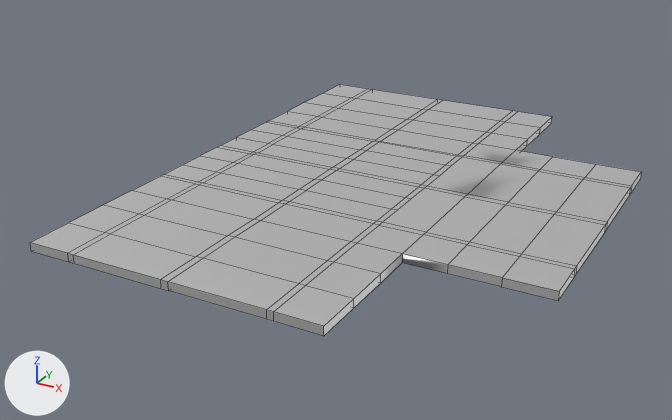
Before and after pictures for a commit that changed the FBX model TycoonCoasterRoller/Assets/Models/Roads And Benches/Road_intersection_T 1.fbx.
The view is the same before and after, from a 50 mm camera at (2.99, -5.41, 2.45) aimed at (0.15, -0.25, -0.13). The lights are fixed; the arrows at lower left show +X, +Y and +Z. Mesh edges are drawn as thin lines. Where no turn or scale is listed for an object, it has been applied to the vertices.

In view in the first picture: 'road_intersection_T'.
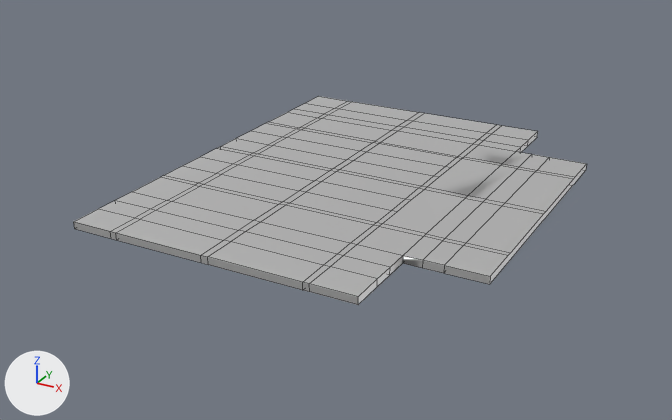
Commit message: Updated road models

What differs and where, as boxes (x1, y1, x2, y2) in the pictures (672 x 420 px):
```json
{"object": "road_intersection_T", "change": "reshaped", "before": [30, 85, 641, 336], "after": [74, 96, 586, 305], "on screen": "16% narrower, 17% shorter"}
```

Edits to the scene script, one JSON object a line:
```json
{"block": "me_plane_020", "where": "# used by ob_road_intersection_t; location = (0.0, 0.0, 0.0)"}
{"op": "remove", "block": "me_plane_020", "code": "me_plane_020.from_pydata(...)  # 328 vertices, 325 faces; spans x -1.0..1.92, y -1.92..1.92, z 0.0..0.06"}
{"op": "add", "block": "me_plane_020", "code": "me_plane_020.from_pydata(...)  # 328 vertices, 319 faces; spans x -1.0..1.53, y -1.55..1.52, z 0.0..0.05"}
{"block": "me_plane_020", "change": "me_plane_020 part 1"}
{"block": "me_plane_020", "change": "7 faces are deleted"}
{"block": "me_plane_020", "change": "92 vertices in x -1.0..1.0, y -1.0..0.99, z 0.06 move by (0.0, 0.0, -0.01)"}
{"block": "me_plane_020", "change": "8 vertices in x 1.28, y -1.0..1.0, z 0.06 move by (-0.16, 0.0, -0.01)"}
{"block": "me_plane_020", "change": "8 vertices in x 1.6, y -1.0..1.0, z 0.06 move by (-0.34, 0.0, -0.01)"}
{"block": "me_plane_020", "change": "8 vertices in x 1.6, y -1.0..1.0, z 0.0 move by (-0.34, 0.0, 0.0)"}
{"block": "me_plane_020", "change": "8 vertices in x 1.28, y -1.0..1.0, z 0.0 move by (-0.16, 0.0, 0.0)"}
{"block": "me_plane_020", "change": "8 vertices in x 1.92, y -1.0..1.0, z 0.06 move by (-0.39, 0.0, -0.01)"}
{"block": "me_plane_020", "change": "104 vertices move from x -1.0..1.92, y -1.92..1.92, z 0.0..0.06 to x -1.0..1.53, y -1.55..1.52, z 0.0..0.05"}
{"block": "me_plane_020", "change": "1 new face joins them, mat_asfalt_004 (white #e7e7e7)"}
```
